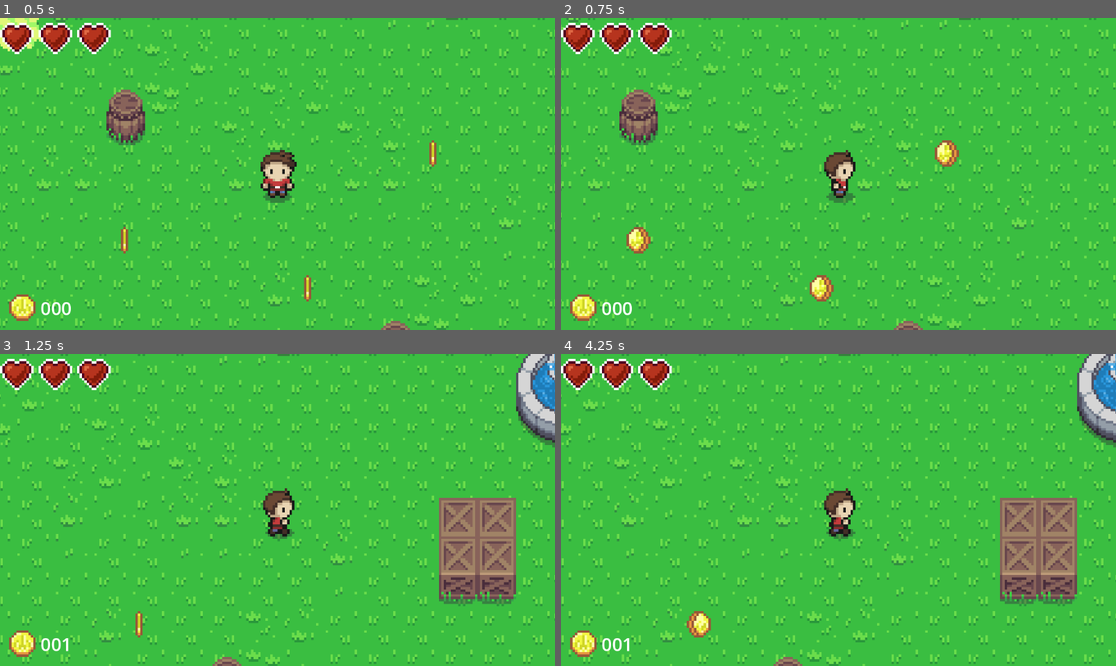
Above: before the commit, frames 1-4 (two rows, left to right).
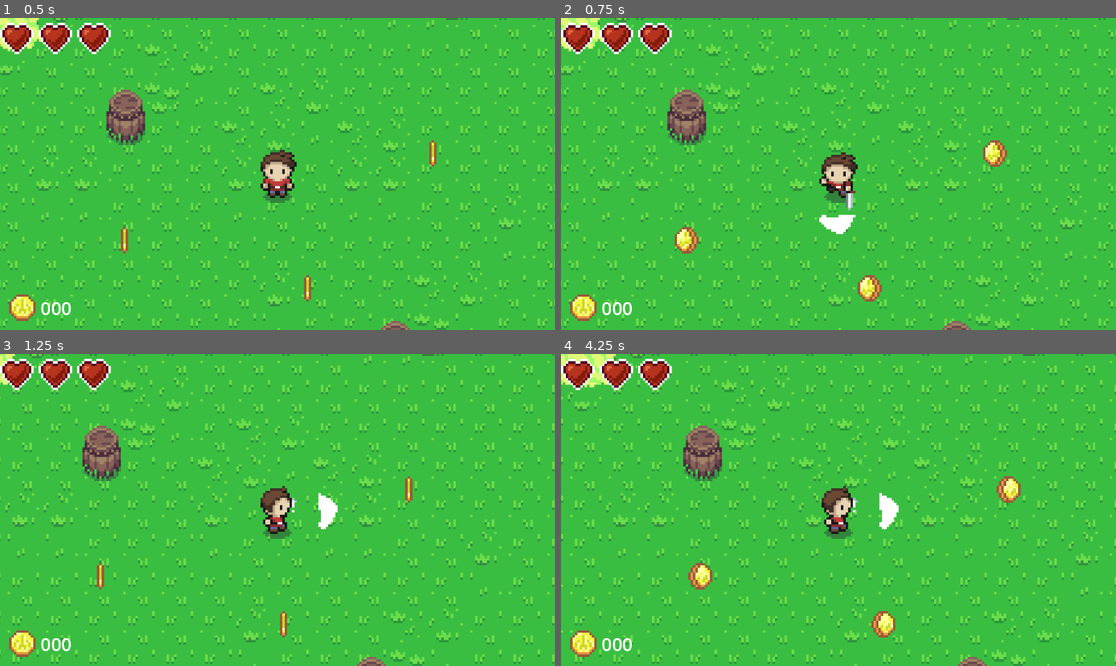
Above: after the commit, the same moments.

Repository: danielathome19/Game-Design-I
Game: Godot game, scene res://td_world_1.tscn
Same seed, same stepped clock (60 frames per second), same inputs: the game is played once before the commit and once after it. The project has no main scene, so this scene is started directly.
Inputs (mouse positions are in pixels of both pictures, inside the frame that each line leads up to):
- Up to frame 1 (0.5 s): no input
- Up to frame 2 (0.75 s): tap Enter (ui_accept) at 0.5, 0.6 s; move the mouse to (960, 158) at 0.52 s; hold Right (ui_right) from 0.53 s (still down); click (960, 158) at 0.67 s
- Up to frame 3 (1.25 s): keep holding Right (ui_right); tap Enter (ui_accept) at 0.77, 1.07 s
- Up to frame 4 (4.25 s): release Right (ui_right) at 1.25 s; drag from (727, 525) to (699, 625) at 1.27 s; move the mouse to (894, 441) at 2.02 s; hold Left (ui_left) 2.03-2.75 s; tap O (zoom_cam_out) at 2.1 s; tap Enter (ui_accept) at 2.3, 3.77, 3.8, 4.07 s; drag from (810, 572) to (672, 463) at 2.77 s; move the mouse to (1005, 556) at 3.52 s; hold Right (ui_right) from 3.53 s (still down); tap I (zoom_cam_in) at 3.6 s

Frame 1 is identical in both runs. In frame 2, 20% of the frame differs, in the area x 0-100%, y 0-100%; in frame 3, 23%; in frame 4, 24%.

Commit message:
Update 11/6

Diff:
--- /dev/null
+++ b/entities/attacks/slash.gd
@@ -0,0 +1,18 @@
+extends Area2D
+
+var damage    = 10
+var knockback = 128.0
+var anim_life = 0.2
+
+func _process(delta: float) -> void:
+	anim_life -= delta
+	if anim_life <= 0:
+		queue_free()
+		return
+
+	for enemy in get_tree().get_nodes_in_group("Enemy"):
+		if self.overlaps_body(enemy):
+			enemy.take_damage(damage, self)
+			var dist = (enemy.global_position-self.global_position)
+			enemy.inertia = dist.normalized() * knockback
+	pass
--- /dev/null
+++ b/entities/attacks/slash.tscn
@@ -0,0 +1,16 @@
+[gd_scene load_steps=4 format=3 uid="uid://dkbqgopkfx4ny"]
+
+[ext_resource type="Texture2D" uid="uid://jlgpvj3d5gdn" path="res://assets/sprites/zelda_like/Slash.png" id="1_k1dwc"]
+[ext_resource type="Script" path="res://entities/attacks/slash.gd" id="1_o2gux"]
+
+[sub_resource type="CircleShape2D" id="CircleShape2D_byrys"]
+radius = 8.5
+
+[node name="slash" type="Area2D" groups=["Slash"]]
+script = ExtResource("1_o2gux")
+
+[node name="Sprite2D" type="Sprite2D" parent="."]
+texture = ExtResource("1_k1dwc")
+
+[node name="CollisionShape2D" type="CollisionShape2D" parent="."]
+shape = SubResource("CircleShape2D_byrys")
--- a/td_player.gd
+++ b/td_player.gd
@@ -14,8 +14,33 @@
 
 var inertia = Vector2()
 var look_direction = Vector2.DOWN  # Vector2(0,1)
+var attack_direction = look_direction
+var animation_lock = 0.0  # Lock player while playing attack animation
+var damage_lock = 0.0
+var charge_time = 2.5
+var charge_start_time = 0.0
+
+var slash_scene = preload("res://entities/attacks/slash.tscn")
 
 @onready var p_HUD = get_tree().get_first_node_in_group("HUD")
+
+func get_direction_name():
+	return ["right", "down", "left", "up"][
+		int(round(look_direction.angle() * 2 / PI)) % 4
+	]
+
+func attack():
+	data.state = STATES.ATTACKING
+	var dir_name = get_direction_name()
+	if dir_name == "left":
+		$AnimatedSprite2D.flip_h = 0
+	$AnimatedSprite2D.play("swipe_" + dir_name)
+	attack_direction = look_direction
+	var slash = slash_scene.instantiate()
+	slash.position = attack_direction * 20.0
+	slash.rotation = Vector2().angle_to_point(-attack_direction)
+	add_child(slash)
+	animation_lock = 0.2
 
 func _ready() -> void:
 	p_HUD.show()
@@ -28,25 +53,38 @@
 	data.money += value
 
 func _physics_process(delta: float) -> void:
-	var direction = Vector2(
-		Input.get_axis("ui_left", "ui_right"),
-		Input.get_axis("ui_up", "ui_down")
-	)
-	if direction.length() > 0:
-		look_direction = direction
-		# Scale to 1 to prevent speed boost from diagonals
-		direction = direction.normalized()
-		velocity  = direction * SPEED
-	else:
-		velocity = velocity.move_toward(Vector2.ZERO, SPEED)
-	velocity += inertia
-	update_animation(direction)
-	move_and_slide()
-	inertia = inertia.move_toward(Vector2.ZERO, delta * 1000.0)
+	animation_lock = max(animation_lock-delta, 0.0)
+	damage_lock = max(damage_lock-delta, 0.0)
+
+	if animation_lock == 0.0 and data.state != STATES.DEAD:
+		if data.state != STATES.CHARGING:
+			data.state = STATES.IDLE
+
+		var direction = Vector2(
+			Input.get_axis("ui_left", "ui_right"),
+			Input.get_axis("ui_up", "ui_down")
+		)
+		if direction.length() > 0:
+			look_direction = direction
+			# Scale to 1 to prevent speed boost from diagonals
+			direction = direction.normalized()
+			velocity  = direction * SPEED
+		else:
+			velocity = velocity.move_toward(Vector2.ZERO, SPEED)
+		velocity += inertia
+		update_animation(direction)
+		move_and_slide()
+		inertia = inertia.move_toward(Vector2.ZERO, delta * 1000.0)
+
+	if data.state != STATES.DEAD:
+		if Input.is_action_just_pressed("ui_accept"):
+			attack()
+			# TODO: charge timer/state
 
 	if Input.is_action_just_pressed("ui_cancel"):
 		$Camera2D/pause_menu.show()
 		get_tree().paused = true
+	pass
 
 
 func update_animation(direction):
